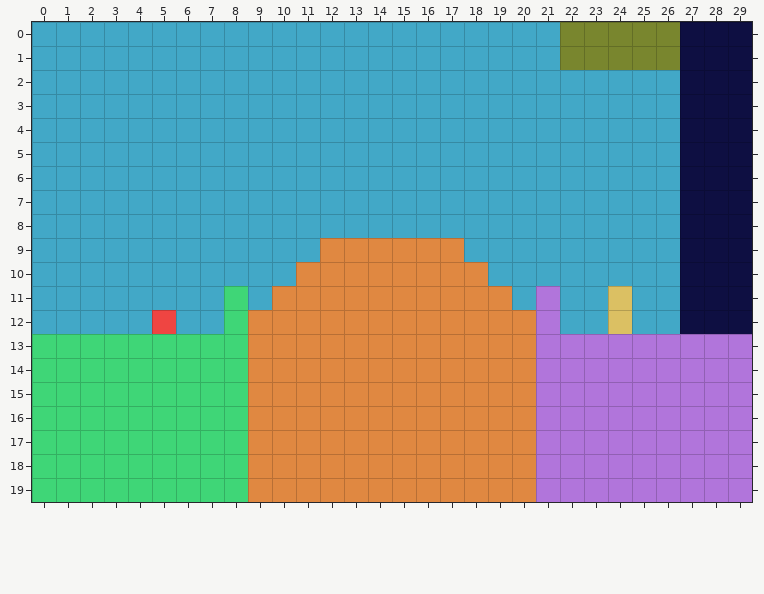
An edit to a level. Tiled map, Levels/level5.tmx. The first picture shows the starting point.
Cells are 32x32 px. Shown: x 0..29, y 0..19.
The same view after the edit:
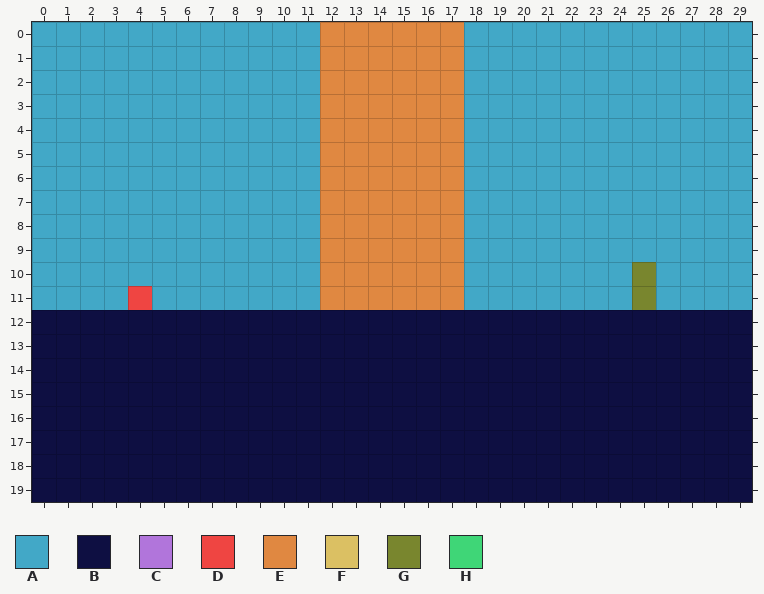
Key: from "tilemap": A 0, B 1, C 2, D 3, E 4, F 5, G 6, H 7.
_ is an empty cell.
The exact change:
Layer "Kachelebene 1":
y 0..1: x 12..17 AAAAAA -> EEEEEE; x 22..29 GGGGGBBB -> AAAAAAAA
y 2..8: x 12..17 AAAAAA -> EEEEEE; x 27..29 BBB -> AAA
y 9: x 27..29 BBB -> AAA
y 10: x 11 E -> A; x 18 E -> A; x 25 A -> G; x 27..29 BBB -> AAA
y 11: x 4 A -> D; x 8 H -> A; x 10..11 EE -> AA; x 18..19 EE -> AA; x 21 C -> A; x 24..25 FA -> AG; x 27..29 BBB -> AAA
y 12: x 0..26 AAAAADAAHEEEEEEEEEEEECAAFAA -> BBBBBBBBBBBBBBBBBBBBBBBBBBB
y 13..19: x 0..29 HHHHHHHHHEEEEEEEEEEEECCCCCCCCC -> BBBBBBBBBBBBBBBBBBBBBBBBBBBBBB
